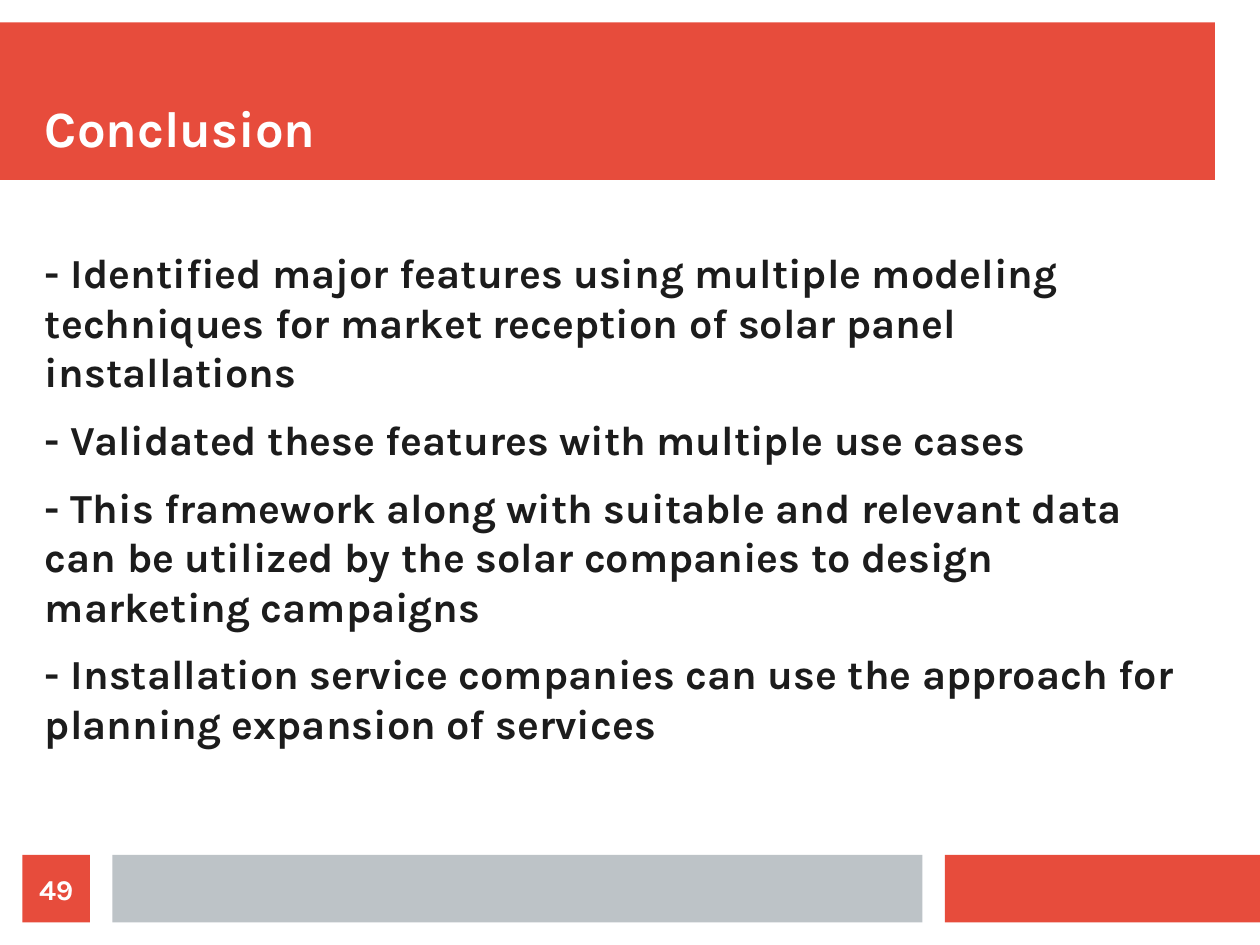
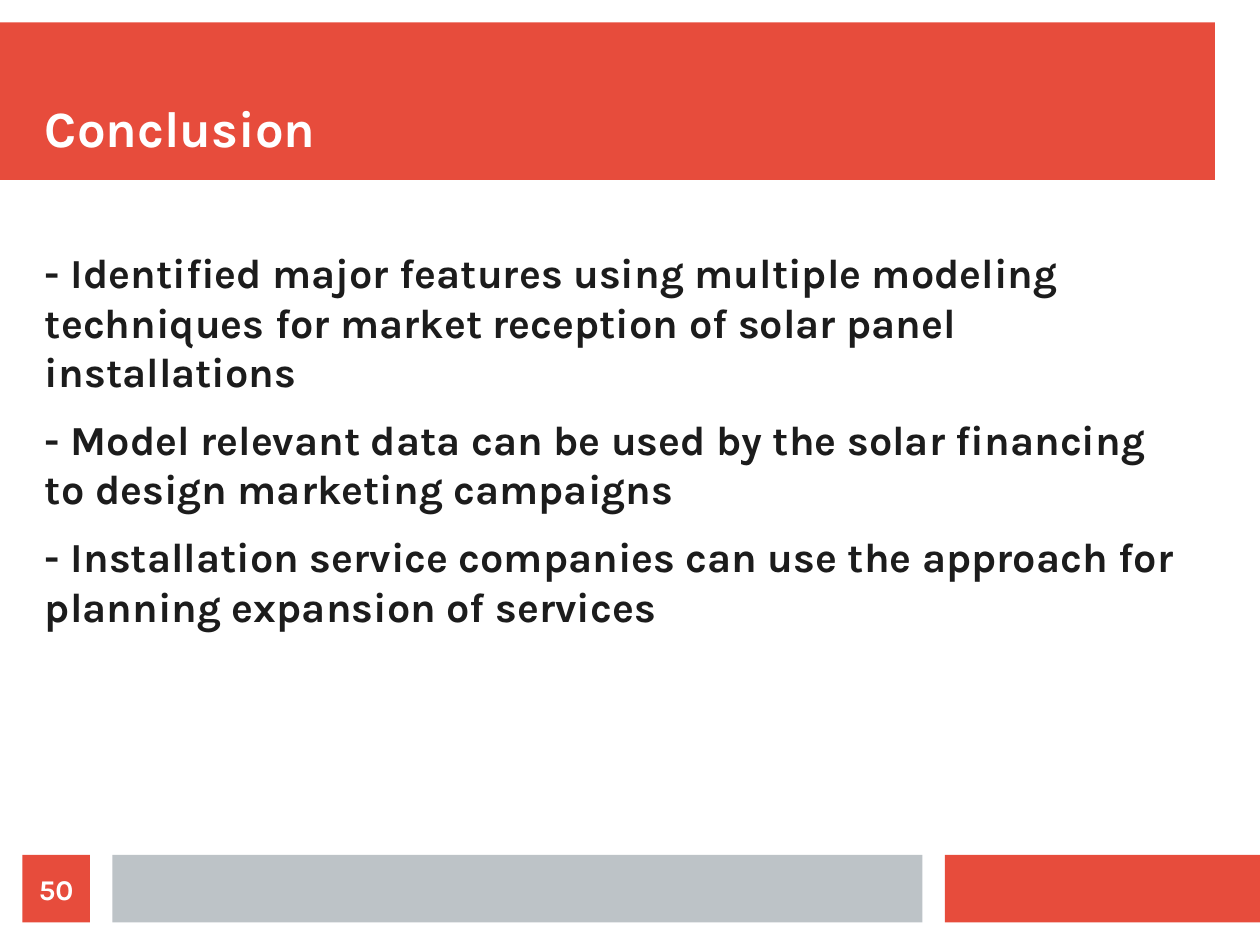
Before and after one commit to gurkpet/Solar-Panel-Market-Modeling, a slide deck: slide 50 of Solar Panel Market Modeling Presentation.odp (slide 49 before the commit). Drawn at 1260x945 pixels with LibreOffice and Linux fonts; fonts in the diff are those of the drawing. Boxes give left, top, right and bottom in pixels: in the first picture for what was removed or moved away, otherwise in the second. Text is boxed around its words. In the diff, an @@ line names an element or a change of style, - is before the commit and + after.

```diff
--- a/Solar Panel Market Modeling Presentation.odp
+++ b/Solar Panel Market Modeling Presentation.odp
@@ text at (45, 425, 1145, 515): text changed @@
-- Validated these features with multiple use cases
-- This framework along with suitable and relevant data can be utilized by the solar companies to design marketing campaigns
+- Model relevant data can be used by the solar financing to design marketing campaigns
@@ page number at (39, 881, 74, 901): text changed @@
-49
+50
```
Also in this commit, not shown: 15 other slides changed, 1 slide added, 1 other file.
